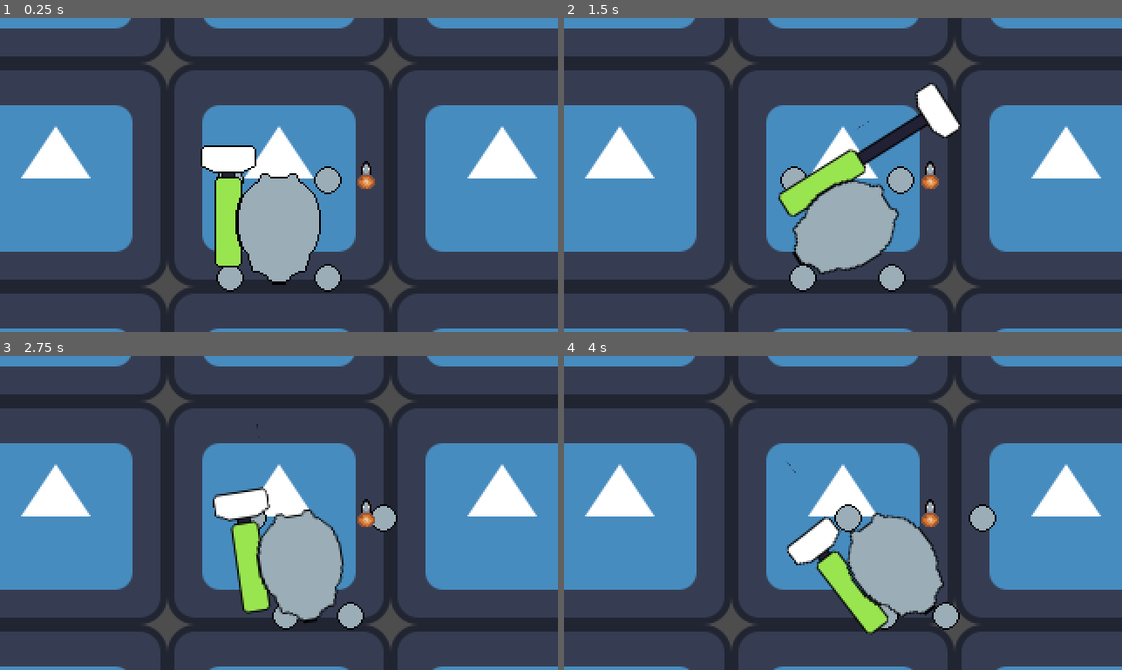
Above: before the commit, frames 1-4 (two rows, left to right).
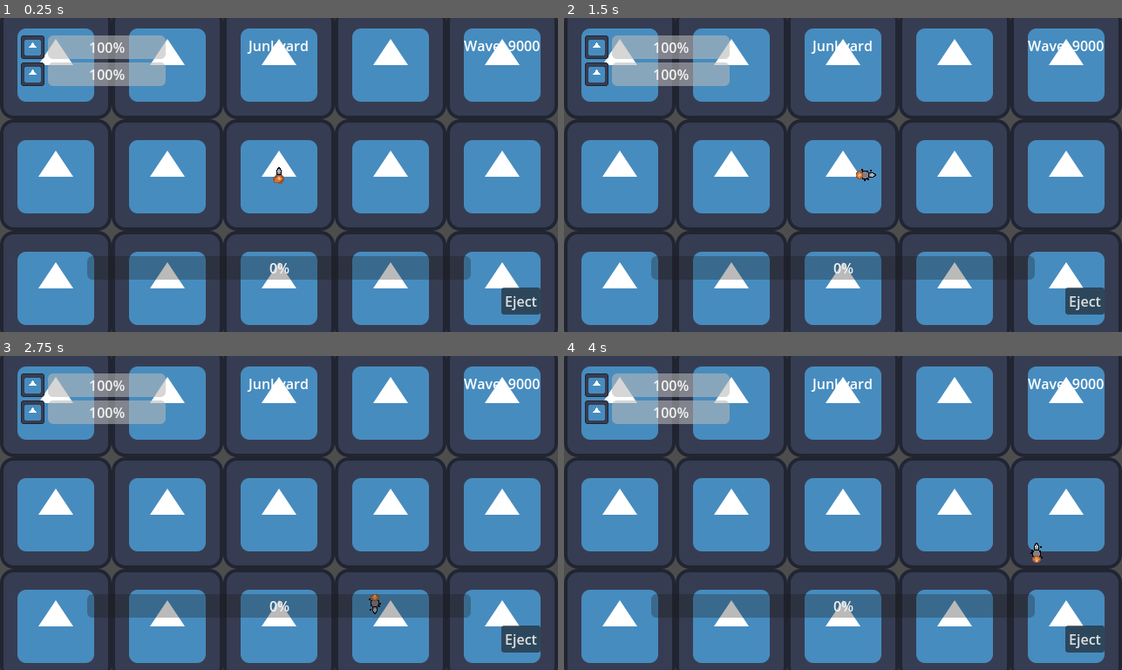
Above: after the commit, the same moments.

Repository: LaffertyDev/junkyard-brawl
Game: Godot game, scene res://src/game.tscn
Two runs of this game, one before a commit and one after it. Both use one fixed random seed, a clock stepped at 60 frames per second and the inputs below. The engine's default icon, where the game draws it, is replaced by a stand-in: a white triangle on a blue panel in a dark square.
Inputs (mouse positions are in pixels of both pictures, inside the frame that each line leads up to):
- Up to frame 1 (0.25 s): no input
- Up to frame 2 (1.5 s): click (1082, 300) at 0.5 s, where only the run after the commit has a clickable "Eject"; move the mouse to (965, 159) at 1.27 s; hold D (move_right) from 1.28 s (still down); hold Space (action_primary) from 1.28 s (still down)
- Up to frame 3 (2.75 s): move the mouse to (167, 528) at 2.02 s; release D (move_right) at 2.03 s; release Space (action_primary) at 2.03 s; hold S (move_backward) from 2.03 s (still down); tap Space (action_primary) at 2.1 s
- Up to frame 4 (4 s): move the mouse to (898, 443) at 2.77 s; release S (move_backward) at 2.78 s; hold D (move_right) 2.78-3.53 s; hold Space (action_primary) 2.78-3.53 s; move the mouse to (815, 575) at 3.52 s; hold W (move_forward) from 3.53 s (still down); tap Space (action_primary) at 3.6 s

The runs differ from the first frame. In frame 1, 77% of the frame differs, in the area x 0-100%, y 0-100%; in frame 2, 77%; in frame 3, 77%; in frame 4, 77%.

Commit message:
add freek controls

Diff:
--- a/project.godot
+++ b/project.godot
@@ -17,8 +17,8 @@
 
 [display]
 
-window/size/viewport_width=320
-window/size/viewport_height=180
+window/size/viewport_width=640
+window/size/viewport_height=360
 window/size/mode=3
 window/stretch/mode="viewport"
 window/stretch/scale_mode="integer"
@@ -48,10 +48,10 @@
 action_primary={
 "deadzone": 0.5,
 "events": [Object(InputEventKey,"resource_local_to_scene":false,"resource_name":"","device":-1,"window_id":0,"alt_press …(191 unchanged characters)…
+, Object(InputEventMouseButton,"resource_local_to_scene":false,"resource_name":"","device":-1,"window_id":0,"alt_pressed":false,"shift_pressed":false,"ctrl_pressed":false,"meta_pressed":false,"button_mask":0,"position":Vector2(0, 0),"global_position":Vector2(0, 0),"factor":1.0,"button_index":1,"canceled":false,"pressed":false,"double_click":false,"script":null)
 ]
 }
 
 [rendering]
 
-2d/snap/snap_2d_transforms_to_pixel=true
-2d/snap/snap_2d_vertices_to_pixel=true
+textures/canvas_textures/default_texture_filter=0
--- /dev/null
+++ b/src/Characters/Freek/States/FreekState.gd
@@ -0,0 +1,13 @@
+class_name FreekState extends State
+
+const IDLE = "Idle"
+const MOVE = "Move"
+
+const FREEK_MOVE_SPEED = 150
+
+var freek_player: Freek
+
+func _ready() -> void:
+	await owner.ready
+	freek_player = owner as Freek
+	assert(freek_player != null, "The FreekState state type must be used only in the Freek scene. It needs the owner to be a Freek node.")
--- /dev/null
+++ b/src/Characters/Freek/States/idle.gd
@@ -0,0 +1,11 @@
+extends FreekState
+
+func enter(_previous_state_path: String, _data := {}) -> void:
+	freek_player._freek_sprites.animation = "idle"
+
+func physics_update(_delta: float) -> void:
+	if (Input.is_action_pressed("move_forward") \
+	 or Input.is_action_pressed("move_backward") \
+	 or Input.is_action_pressed("move_left") \
+	 or Input.is_action_pressed("move_right")):
+		finished.emit(MOVE)
--- /dev/null
+++ b/src/Characters/Freek/States/move.gd
@@ -0,0 +1,25 @@
+extends FreekState
+
+const rotations = [ \
+	[5 * PI / 4, PI, 3 * PI / 4], \
+	[3 * PI / 2, 0, PI / 2], \
+	[7 * PI / 4, 0, PI / 4] \
+]
+
+func enter(_previous_state_path: String, _data := {}) -> void:
+	freek_player._freek_sprites.animation = "move"
+
+func physics_update(_delta: float) -> void:
+	if (not Input.is_action_pressed("move_forward") \
+	 and not Input.is_action_pressed("move_backward") \
+	 and not Input.is_action_pressed("move_left") \
+	 and not Input.is_action_pressed("move_right")):
+		finished.emit(IDLE)
+
+	var input_direction_x := Input.get_axis("move_left", "move_right")
+	var input_direction_y := Input.get_axis("move_forward", "move_backward")
+
+	var speed = Vector2(input_direction_x, input_direction_y).normalized() * FREEK_MOVE_SPEED
+	freek_player.velocity = speed
+	freek_player.move_and_slide()
+	freek_player._freek_sprites.rotation = rotations[input_direction_x + 1][input_direction_y + 1] + PI / 2
--- /dev/null
+++ b/src/Characters/Freek/freek.gd
@@ -0,0 +1,4 @@
+class_name Freek extends CharacterBody2D
+
+@warning_ignore("unused_private_class_variable")
+@onready var _freek_sprites: AnimatedSprite2D = %freek_sprites
--- /dev/null
+++ b/src/Characters/Freek/freek.tscn
@@ -0,0 +1,32 @@
+[gd_scene load_steps=7 format=3 uid="uid://bog6h6vlxchda"]
+
+[ext_resource type="Script" path="res://src/Characters/Freek/freek.gd" id="1_r4tme"]
+[ext_resource type="SpriteFrames" uid="uid://kijdvek67r3" path="res://src/Characters/Freek/freek_sprites.tres" id="2_07p1d"]
+[ext_resource type="Script" path="res://src/StateMachines/StateMachine.gd" id="3_iegyp"]
+[ext_resource type="Script" path="res://src/Characters/Freek/States/idle.gd" id="4_66ghv"]
+[ext_resource type="Script" path="res://src/Characters/Freek/States/move.gd" id="5_t3prf"]
+
+[sub_resource type="CapsuleShape2D" id="CapsuleShape2D_vpejk"]
+radius = 6.0
+height = 18.0
+
+[node name="Freek" type="CharacterBody2D"]
+script = ExtResource("1_r4tme")
+
+[node name="CollisionShape2D" type="CollisionShape2D" parent="."]
+shape = SubResource("CapsuleShape2D_vpejk")
+
+[node name="freek_sprites" type="AnimatedSprite2D" parent="."]
+unique_name_in_owner = true
+sprite_frames = ExtResource("2_07p1d")
+animation = &"move"
+autoplay = "idle"
+
+[node name="Node" type="Node" parent="."]
+script = ExtResource("3_iegyp")
+
+[node name="Idle" type="Node" parent="Node"]
+script = ExtResource("4_66ghv")
+
+[node name="Move" type="Node" parent="Node"]
+script = ExtResource("5_t3prf")
--- /dev/null
+++ b/src/Characters/Freek/freek_sprites.tres
@@ -0,0 +1,44 @@
+[gd_resource type="SpriteFrames" load_steps=6 format=3 uid="uid://kijdvek67r3"]
+
+[ext_resource type="Texture2D" uid="uid://cft3y125r6lof" path="res://src/Characters/Freek/freek3.png" id="1_5x208"]
+
+[sub_resource type="AtlasTexture" id="AtlasTexture_bwwjt"]
+atlas = ExtResource("1_5x208")
+region = Rect2(0, 0, 24, 24)
+
+[sub_resource type="AtlasTexture" id="AtlasTexture_d63qr"]
+atlas = ExtResource("1_5x208")
+region = Rect2(24, 0, 24, 24)
+
+[sub_resource type="AtlasTexture" id="AtlasTexture_tlngr"]
+atlas = ExtResource("1_5x208")
+region = Rect2(48, 0, 24, 24)
+
+[sub_resource type="AtlasTexture" id="AtlasTexture_18udi"]
+atlas = ExtResource("1_5x208")
+region = Rect2(72, 0, 24, 24)
+
+[resource]
+animations = [{
+"frames": [{
+"duration": 1.0,
+"texture": SubResource("AtlasTexture_bwwjt")
+}, {
+"duration": 1.0,
+"texture": SubResource("AtlasTexture_d63qr")
+}],
+"loop": true,
+"name": &"idle",
+"speed": 5.0
+}, {
+"frames": [{
+"duration": 1.0,
+"texture": SubResource("AtlasTexture_tlngr")
+}, {
+"duration": 1.0,
+"texture": SubResource("AtlasTexture_18udi")
+}],
+"loop": true,
+"name": &"move",
+"speed": 5.0
+}]
--- a/src/Characters/Max/States/move_commit.gd
+++ b/src/Characters/Max/States/move_commit.gd
@@ -10,10 +10,7 @@
 	anim_tween.tween_property(max_player._leg_bottom_left, "position", Vector2(-28, 28), 1)
 	anim_tween.tween_property(max_player._leg_top_right, "position", Vector2(28, -28), 1)
 
-	var distance_to_move = data.movement_direction * LEG_MOVEMENT_SPEED
-
-	if distance_to_move.abs().length() > (LEG_MOVEMENT_SPEED + 1):
-		distance_to_move = distance_to_move * 0.65
+	var distance_to_move = data.movement_direction.normalized() * LEG_MOVEMENT_SPEED
 
 	start_position = max_player.position
 	target_position = start_position + distance_to_move
--- a/src/Characters/Max/States/move_windup.gd
+++ b/src/Characters/Max/States/move_windup.gd
@@ -17,9 +17,7 @@
 	elif Input.is_action_pressed("move_left"):
 		movement_direction.x = -1
 
-	var distance = movement_direction * LEG_MOVEMENT_SPEED
-	if distance.abs().length() > (LEG_MOVEMENT_SPEED + 1):
-		distance = distance * 0.65
+	var distance = movement_direction.normalized() * LEG_MOVEMENT_SPEED
 
 	update_animation(1.0, distance)
 
--- a/src/Characters/Max/max.gd
+++ b/src/Characters/Max/max.gd
@@ -18,7 +18,7 @@
 
 	if Input.is_action_pressed("action_primary"):
 		_hammer.animation = "engage"
-		_hammer.play()
+		#_hammer.play()
 	else:
 		_hammer.animation = "idle"
-		_hammer.play()
+		#_hammer.play()
--- a/src/Characters/Max/max.tscn
+++ b/src/Characters/Max/max.tscn
@@ -1,7 +1,6 @@
 [gd_scene load_steps=12 format=3 uid="uid://c7rfvjpqsmeb8"]
 
 [ext_resource type="Script" path="res://src/Characters/Max/max.gd" id="1_enr7n"]
-[ext_resource type="Texture2D" uid="uid://ga1ex7busmof" path="res://src/Characters/Max/max3.png" id="1_nx7hy"]
 [ext_resource type="Texture2D" uid="uid://brcocx6q6doft" path="res://src/Characters/Max/max_torso.png" id="2_u1ccp"]
 [ext_resource type="Texture2D" uid="uid://bmy80gftuxvjt" path="res://src/Characters/Max/max_leg.png" id="3_68rjg"]
 [ext_resource type="SpriteFrames" uid="uid://cajnowuwd4by5" path="res://src/Characters/Max/max_hammer_sprite_frames.tres" id="5_wybb3"]
@@ -15,6 +14,9 @@
 radius = 32.0
 height = 100.0
 
+[sub_resource type="CompressedTexture2D" id="CompressedTexture2D_rl2ex"]
+load_path = "res://.godot/imported/max3.png-e5c4fe40ec76e9f31a639774e6581b74.ctex"
+
 [node name="max" type="CharacterBody2D"]
 script = ExtResource("1_enr7n")
 
@@ -23,7 +25,7 @@
 
 [node name="Sprite2D" type="Sprite2D" parent="."]
 visible = false
-texture = ExtResource("1_nx7hy")
+texture = SubResource("CompressedTexture2D_rl2ex")
 
 [node name="leg_bottom_left" type="Sprite2D" parent="."]
 unique_name_in_owner = true
--- a/src/Characters/freek.tscn
+++ /dev/null
@@ -1,8 +0,0 @@
-[gd_scene load_steps=2 format=3 uid="uid://bog6h6vlxchda"]
-
-[ext_resource type="Texture2D" uid="uid://cft3y125r6lof" path="res://src/Characters/freek3.png" id="1_b62dw"]
-
-[node name="Node2D" type="Node2D"]
-
-[node name="Sprite2D" type="Sprite2D" parent="."]
-texture = ExtResource("1_b62dw")
--- /dev/null
+++ b/src/HUD.tscn
@@ -0,0 +1,109 @@
+[gd_scene load_steps=3 format=3 uid="uid://tr3eddb5yvvm"]
+
+[ext_resource type="Script" path="res://src/hud.gd" id="1_a40xm"]
+[ext_resource type="Texture2D" uid="uid://cqru1roa5q72x" path="res://icon.svg" id="1_sw2bd"]
+
+[node name="Hud" type="Control"]
+layout_mode = 3
+anchors_preset = 15
+anchor_right = 1.0
+anchor_bottom = 1.0
+grow_horizontal = 2
+grow_vertical = 2
+script = ExtResource("1_a40xm")
+
+[node name="MarginContainer" type="MarginContainer" parent="."]
+layout_mode = 1
+anchors_preset = 15
+anchor_right = 1.0
+anchor_bottom = 1.0
+grow_horizontal = 2
+grow_vertical = 2
+theme_override_constants/margin_left = 20
+theme_override_constants/margin_top = 20
+theme_override_constants/margin_right = 20
+theme_override_constants/margin_bottom = 20
+
+[node name="HBoxContainer" type="HBoxContainer" parent="MarginContainer"]
+layout_mode = 2
+size_flags_vertical = 0
+
+[node name="Control" type="Control" parent="MarginContainer/HBoxContainer"]
+layout_mode = 2
+size_flags_horizontal = 3
+
+[node name="VBoxContainer" type="VBoxContainer" parent="MarginContainer/HBoxContainer/Control"]
+layout_mode = 2
+offset_left = 4.0
+offset_right = 170.0
+offset_bottom = 58.0
+size_flags_horizontal = 2
+size_flags_vertical = 0
+
+[node name="MaxContainer" type="HBoxContainer" parent="MarginContainer/HBoxContainer/Control/VBoxContainer"]
+layout_mode = 2
+
+[node name="MaxIcon" type="TextureRect" parent="MarginContainer/HBoxContainer/Control/VBoxContainer/MaxContainer"]
+layout_mode = 2
+texture = ExtResource("1_sw2bd")
+expand_mode = 3
+
+[node name="Max_Health" type="ProgressBar" parent="MarginContainer/HBoxContainer/Control/VBoxContainer/MaxContainer"]
+layout_mode = 2
+size_flags_horizontal = 3
+value = 100.0
+
+[node name="FreekContainer" type="HBoxContainer" parent="MarginContainer/HBoxContainer/Control/VBoxContainer"]
+layout_mode = 2
+
+[node name="Freekicon" type="TextureRect" parent="MarginContainer/HBoxContainer/Control/VBoxContainer/FreekContainer"]
+layout_mode = 2
+texture = ExtResource("1_sw2bd")
+expand_mode = 3
+
+[node name="Freek_Health" type="ProgressBar" parent="MarginContainer/HBoxContainer/Control/VBoxContainer/FreekContainer"]
+layout_mode = 2
+size_flags_horizontal = 3
+value = 100.0
+
+[node name="LabelArea" type="Label" parent="MarginContainer/HBoxContainer"]
+layout_mode = 2
+size_flags_horizontal = 3
+size_flags_vertical = 1
+text = "Junkyard"
+horizontal_alignment = 1
+
+[node name="LabelScore" type="Label" parent="MarginContainer/HBoxContainer"]
+layout_mode = 2
+size_flags_horizontal = 3
+size_flags_vertical = 1
+text = "Wave: 9000"
+horizontal_alignment = 2
+
+[node name="ButtonEject" type="Button" parent="MarginContainer"]
+layout_mode = 2
+size_flags_horizontal = 8
+size_flags_vertical = 8
+text = "Eject"
+
+[node name="Control" type="Control" parent="MarginContainer"]
+layout_mode = 2
+
+[node name="MarginContainer" type="MarginContainer" parent="MarginContainer/Control"]
+layout_mode = 1
+anchors_preset = 12
+anchor_top = 1.0
+anchor_right = 1.0
+anchor_bottom = 1.0
+offset_top = -27.0
+grow_horizontal = 2
+grow_vertical = 0
+theme_override_constants/margin_left = 80
+theme_override_constants/margin_right = 80
+theme_override_constants/margin_bottom = 40
+
+[node name="ProgressBar" type="ProgressBar" parent="MarginContainer/Control/MarginContainer"]
+layout_mode = 2
+size_flags_vertical = 8
+
+[connection signal="pressed" from="MarginContainer/ButtonEject" to="." method="_on_button_eject_pressed"]
--- /dev/null
+++ b/src/camera.gd
@@ -0,0 +1,13 @@
+extends Camera2D
+
+
+# Called when the node enters the scene tree for the first time.
+func _ready() -> void:
+	pass # Replace with function body.
+
+
+# Called every frame. 'delta' is the elapsed time since the previous frame.
+func _process(_delta: float) -> void:
+	# get active person
+	# follow them
+	pass
--- a/src/game.tscn
+++ b/src/game.tscn
@@ -1,17 +1,19 @@
-[gd_scene load_steps=4 format=3 uid="uid://btutvf1fatmwy"]
+[gd_scene load_steps=5 format=3 uid="uid://btutvf1fatmwy"]
 
 [ext_resource type="PackedScene" uid="uid://8d0tvl7vuu6" path="res://src/Arena.tscn" id="1_len5e"]
-[ext_resource type="PackedScene" uid="uid://c7rfvjpqsmeb8" path="res://src/Characters/Max/max.tscn" id="1_x8fa0"]
-[ext_resource type="PackedScene" uid="uid://bog6h6vlxchda" path="res://src/Characters/freek.tscn" id="2_px2hi"]
+[ext_resource type="PackedScene" uid="uid://bog6h6vlxchda" path="res://src/Characters/Freek/freek.tscn" id="2_px2hi"]
+[ext_resource type="Script" path="res://src/camera.gd" id="3_vnnr5"]
+[ext_resource type="PackedScene" uid="uid://tr3eddb5yvvm" path="res://src/HUD.tscn" id="4_5g130"]
 
 [node name="Node2D" type="Node2D"]
 
 [node name="Arena" parent="." instance=ExtResource("1_len5e")]
 
-[node name="max" parent="." instance=ExtResource("1_x8fa0")]
-position = Vector2(0, 31)
+[node name="Freek" parent="." instance=ExtResource("2_px2hi")]
 
 [node name="Camera2D" type="Camera2D" parent="."]
+script = ExtResource("3_vnnr5")
 
-[node name="Node2D" parent="." instance=ExtResource("2_px2hi")]
-position = Vector2(50, 0)
+[node name="CanvasLayer" type="CanvasLayer" parent="."]
+
+[node name="Hud" parent="CanvasLayer" instance=ExtResource("4_5g130")]
--- /dev/null
+++ b/src/hud.gd
@@ -0,0 +1,16 @@
+extends Control
+
+
+# Called when the node enters the scene tree for the first time.
+func _ready() -> void:
+	pass # Replace with function body.
+
+
+# Called every frame. 'delta' is the elapsed time since the previous frame.
+func _process(_delta: float) -> void:
+	pass
+
+
+func _on_button_eject_pressed() -> void:
+	print("Spawn Freek")
+	pass # Replace with function body.
Binary file added: src/Characters/Freek/freek3.png
Not shown, changed: src/Characters/Freek/freek3.png.import
Binary file removed: src/Characters/Max/max3.png
Not shown, removed: src/Characters/Max/max3.png.import
Binary file removed: src/Characters/freek3.png
Not shown, changed: todo.md
